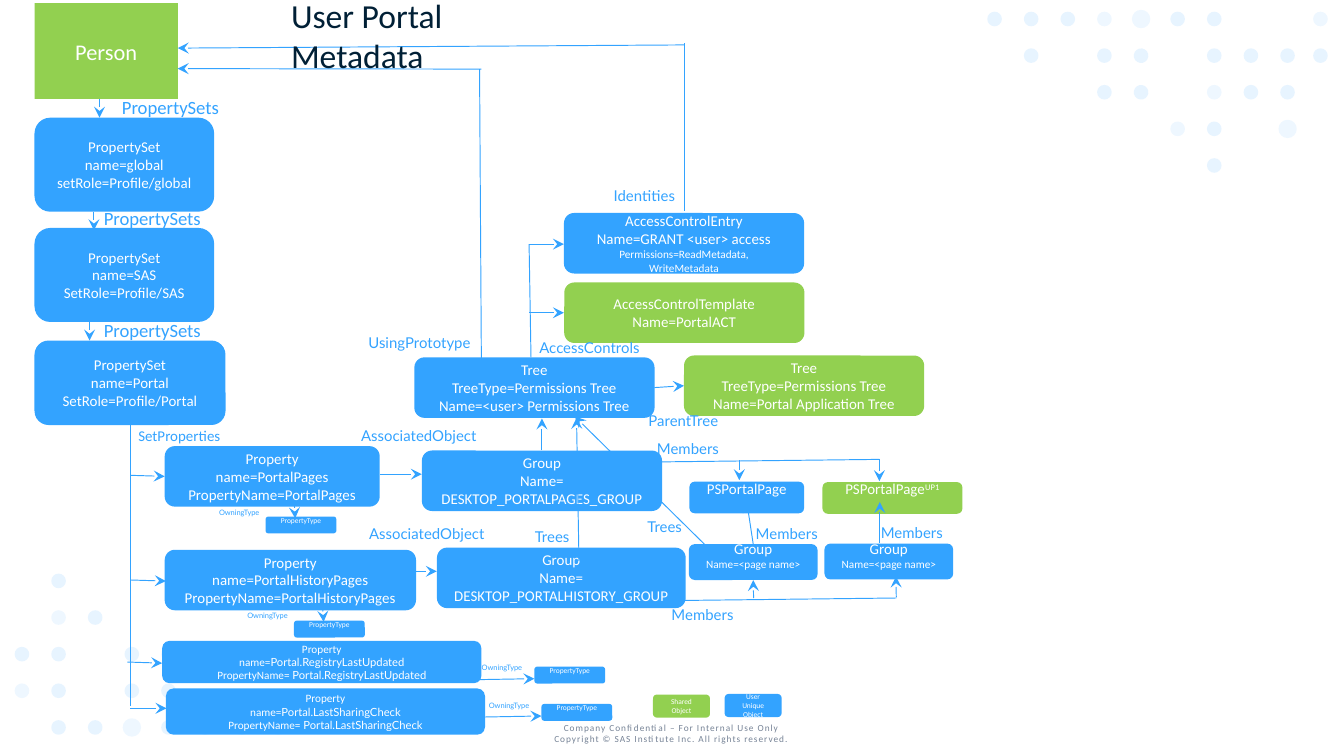
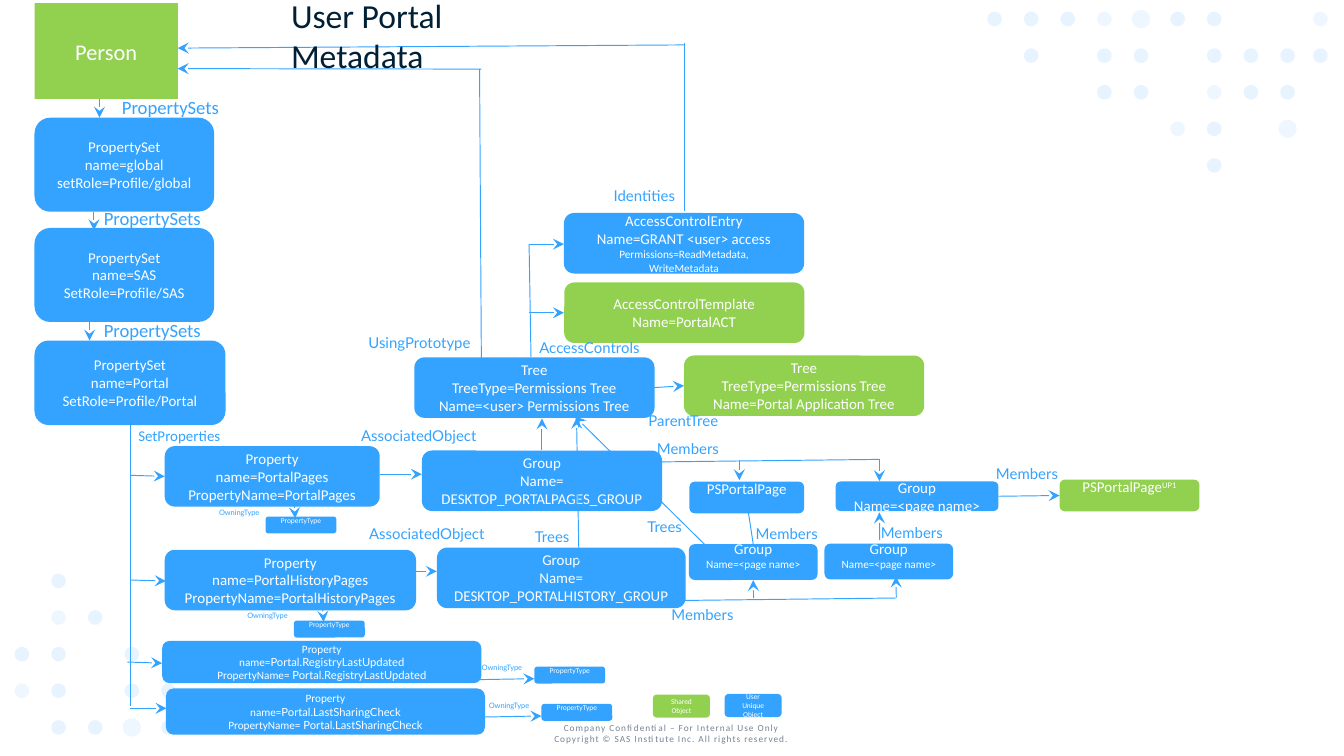
Before and after one commit to sassoftware/sas-portal-app, a slide deck: slide 4 of implementationDiagrams.pptx. Drawn at 1344x756 pixels with LibreOffice and Linux fonts; fonts in the diff are those of the drawing; background and template pictures are left out. Boxes give left, top, right and bottom in pixels: in the first picture for what was removed or moved away, otherwise in the second. Text is boxed around its words. In the diff, an @@ line names an element or a change of style, - is before the commit and + after.

```diff
--- a/implementationDiagrams.pptx
+++ b/implementationDiagrams.pptx
@@ text added at (996, 468, 1058, 483), 8 pt, text #33A3FF @@
+Members
@@ rounded rectangle added at (836, 481, 999, 511), fill #33A3FF, 8 pt, text #FFFFFF @@
+Group
+Name=<page name>
@@ arrow added from (999, 496) to (1059, 496), #33A3FF 0.5 pt @@
@@ rounded rectangle "PSPortalPageUP1": place and size @@
-rounded rectangle "PSPortalPageUP1" at (823, 482, 962, 515)
+rounded rectangle "PSPortalPageUP1" at (1059, 480, 1199, 512)
@@ arrow moved from (880, 543) - (880, 503) to (880, 540) - (879, 512) @@
```
Also in this commit, not shown: 1 slide added, 3 other files.
